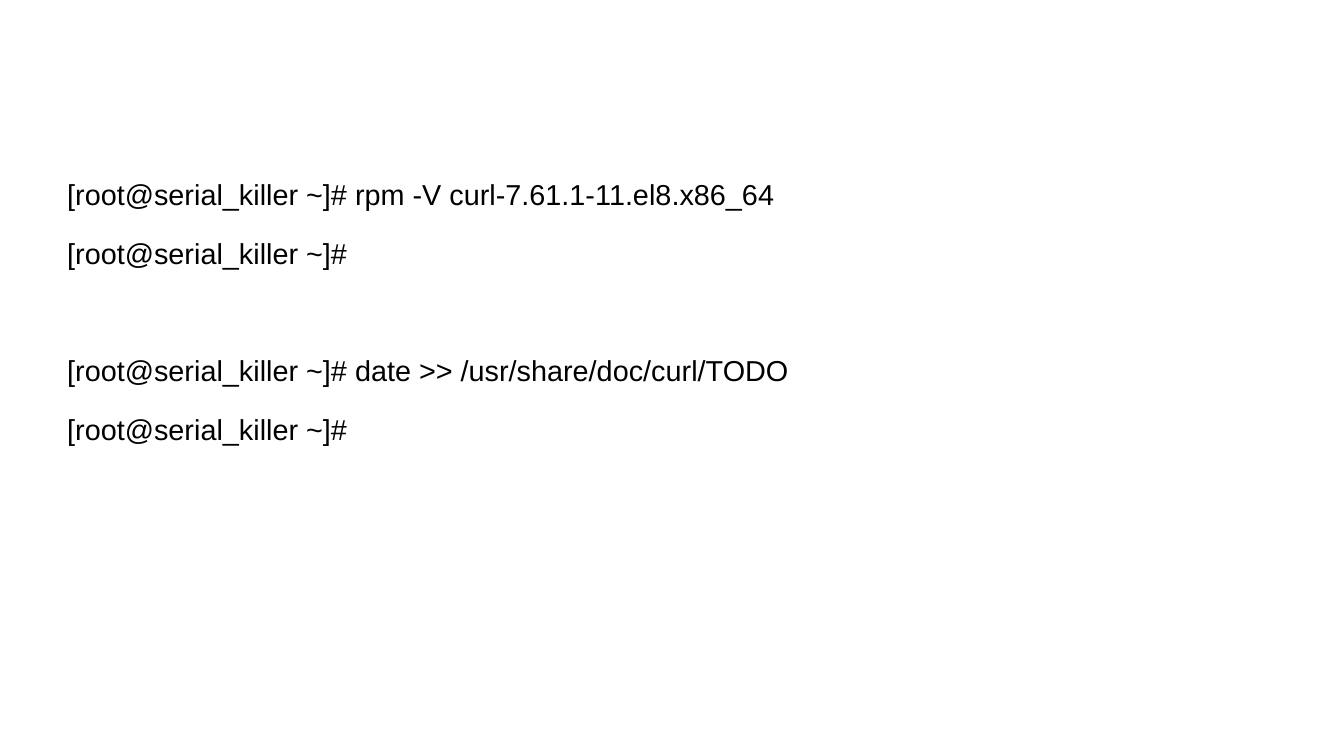
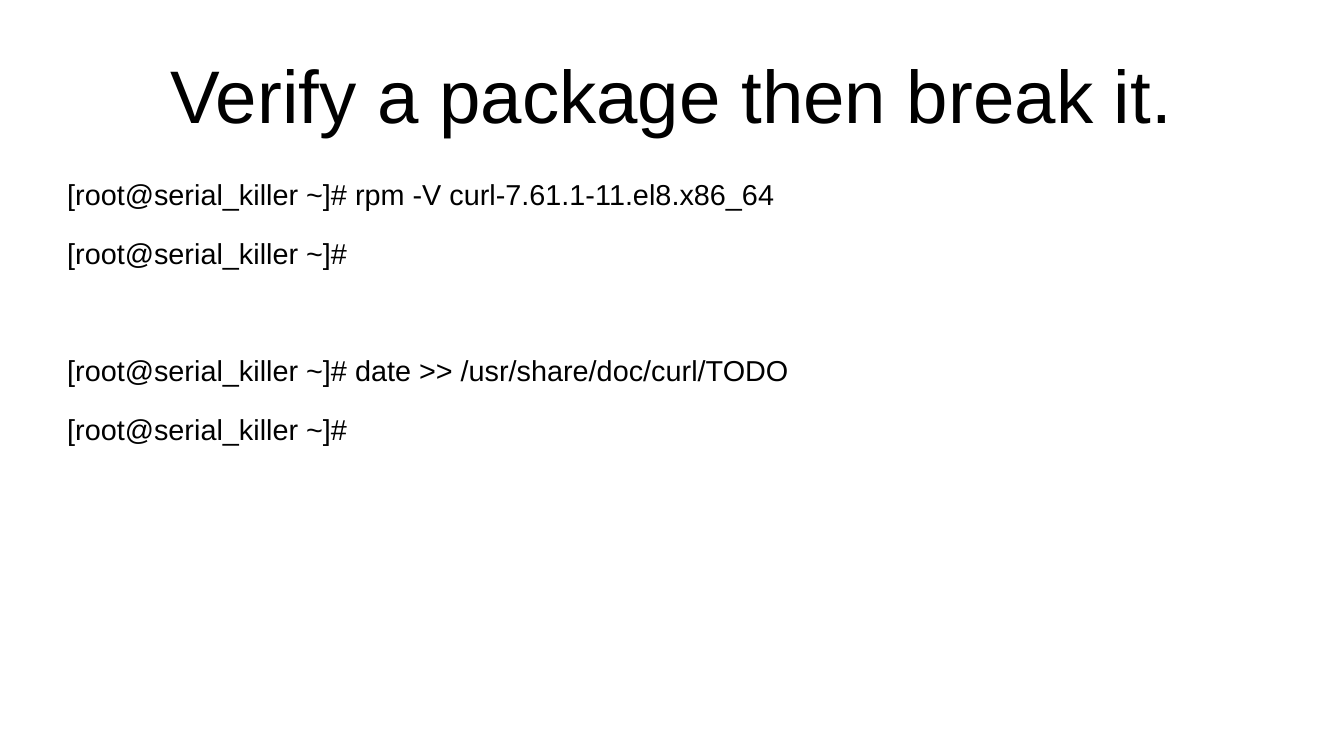
Before and after one commit to andrewchandler/dnf_presentation, a slide deck: slide 19 of yum.odp (slide 18 before the commit). Drawn at 1344x756 pixels with LibreOffice and Linux fonts; fonts in the diff are those of the drawing. Boxes give left, top, right and bottom in pixels: in the first picture for what was removed or moved away, otherwise in the second. Text is boxed around its words. In the diff, an @@ line names an element or a change of style, - is before the commit and + after.

```diff
--- a/yum.odp
+++ b/yum.odp
@@ title added at (x1=170, y1=69, x2=1172, y2=137), 44 pt, text #000000 @@
+Verify a package then break it.
```
Also in this commit, not shown: 9 other slides changed, 1 slide added, 1 other file.
